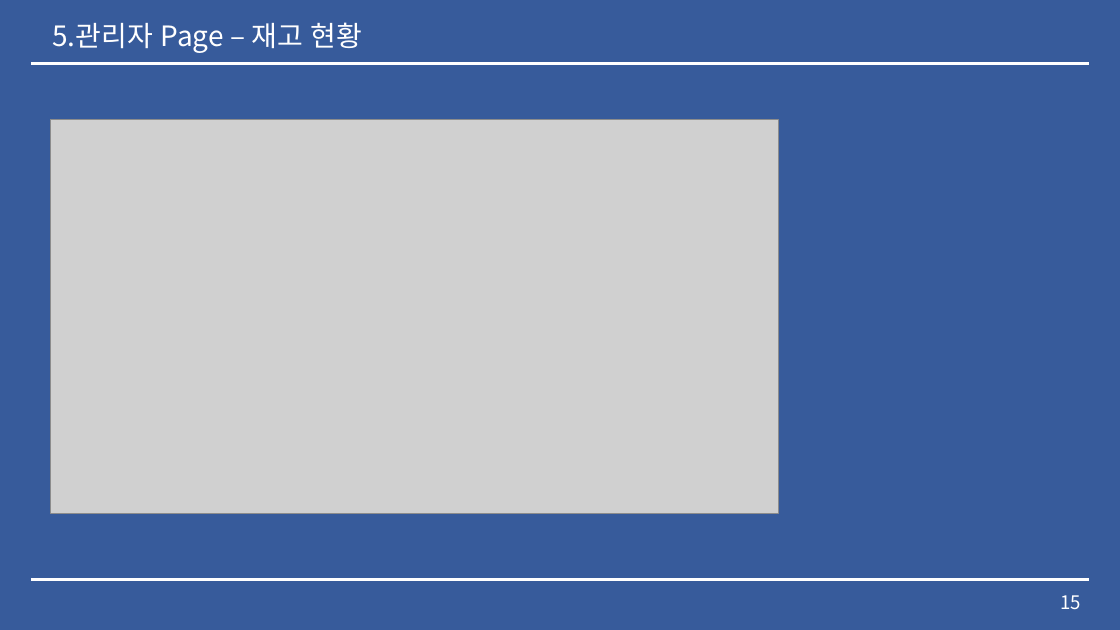
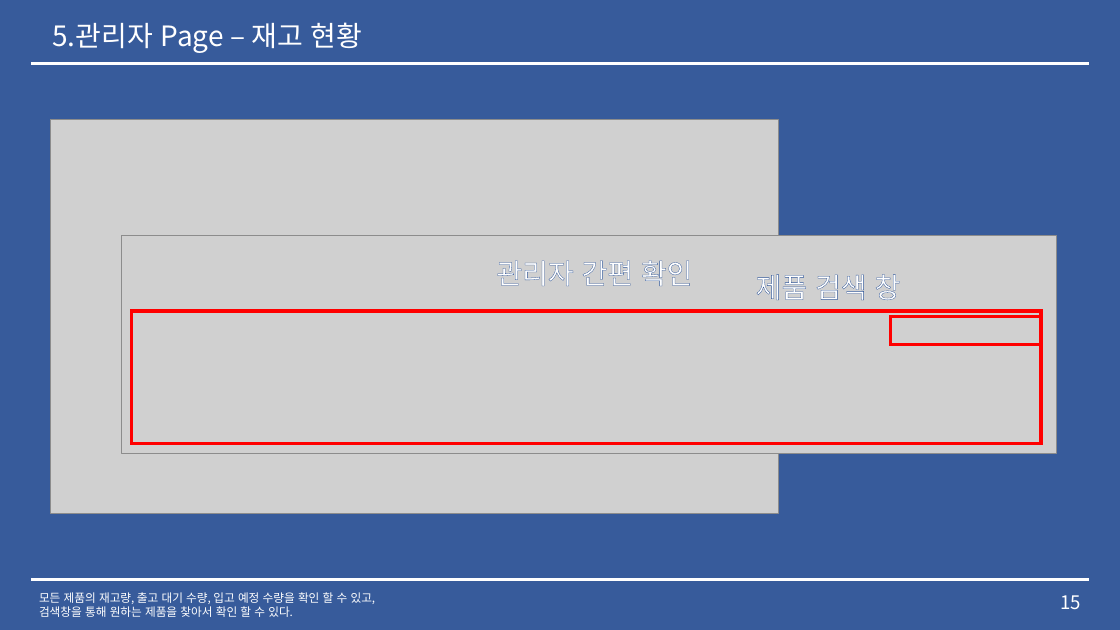
Before and after one commit to lx9203/fulfillmentBlue, a slide deck: slide 15 of Fulfillment 중간발표.pptx. Drawn at 1120x630 pixels with LibreOffice and Linux fonts; fonts in the diff are those of the drawing; grey boxes stand for pictures. Boxes give left, top, right and bottom in pixels: in the first picture for what was removed or moved away, otherwise in the second. Text is boxed around its words. In the diff, an @@ line names an element or a change of style, - is before the commit and + after.

```diff
--- a/Fulfillment 중간발표.pptx
+++ b/Fulfillment 중간발표.pptx
@@ picture added at [122, 236, 1057, 454] @@
@@ text added at [496, 260, 693, 286], 24 pt, text #FFFFFF @@
+관리자 간편 확인
@@ text added at [756, 274, 900, 300], 24 pt, text #FFFFFF @@
+제품 검색 창
@@ rectangle added at [131, 312, 1041, 444], outline #FF0000 3 pt @@
@@ rectangle added at [891, 317, 1041, 345], outline #FF0000 3 pt @@
@@ text added at [39, 592, 376, 617], 10 pt, text #FFFFFF @@
+모든 제품의 재고량, 출고 대기 수량, 입고 예정 수량을 확인 할 수 있고,
+검색창을 통해 원하는 제품을 찾아서 확인 할 수 있다.
```
Also in this commit, not shown: 9 other slides changed, 4 other files.
